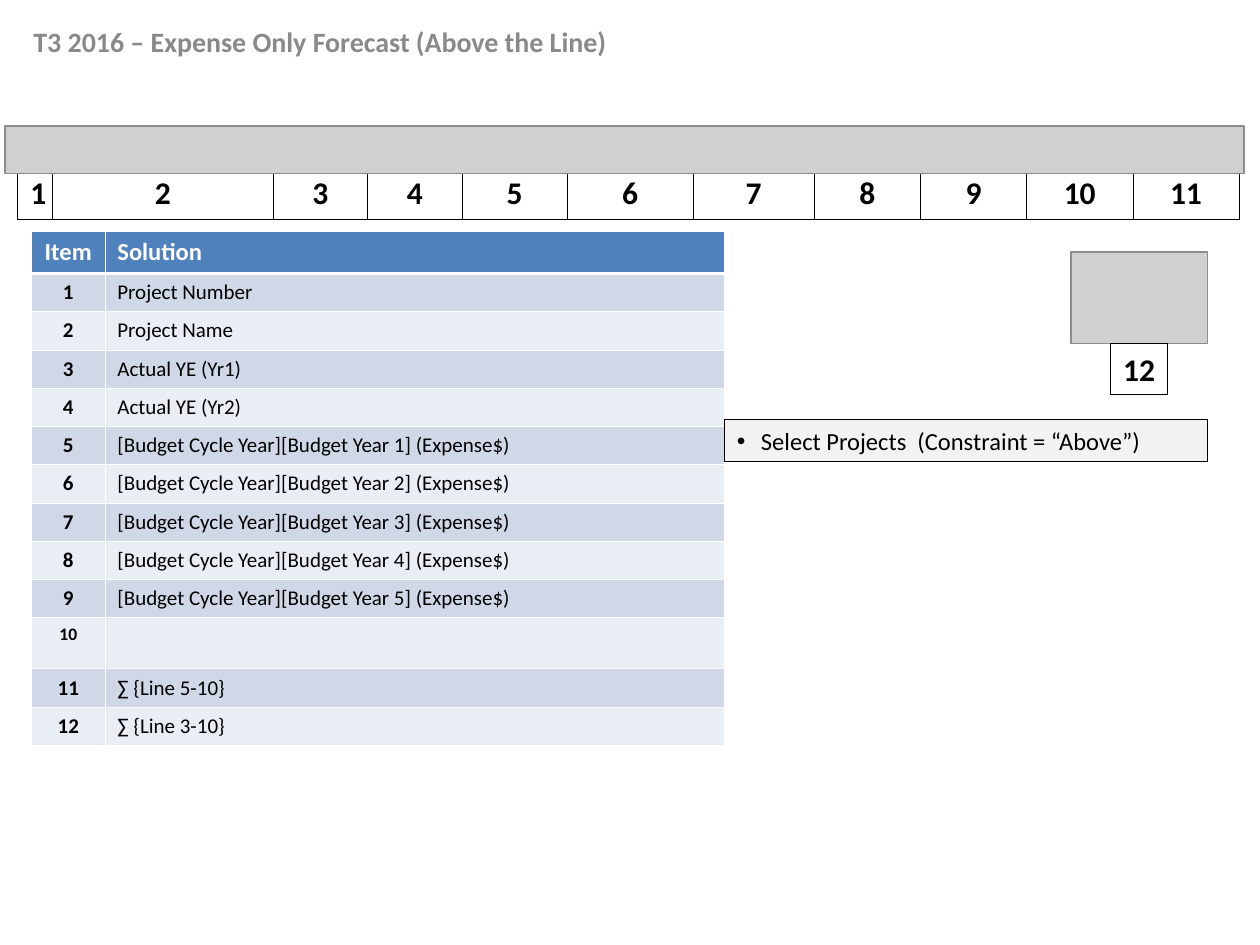
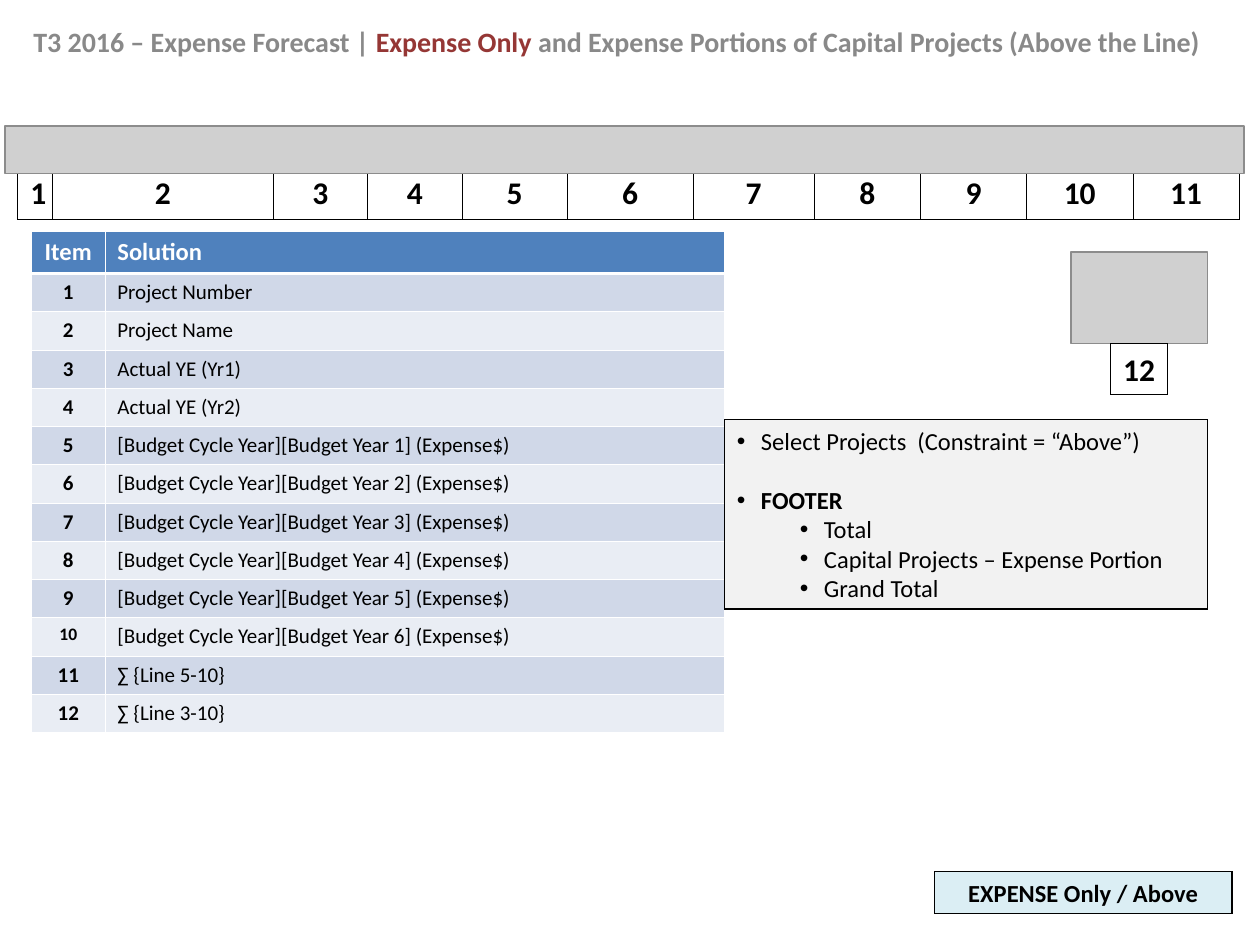
Before and after one commit to jlucas5190/ppms, a slide deck: slide 11 of resources/Forecast Reports.ppt (slide 8 before the commit). Drawn at 1260x945 pixels with LibreOffice and Linux fonts; fonts in the diff are those of the drawing; grey boxes stand for pictures. Boxes give left, top, right and bottom in pixels: in the first picture for what was removed or moved away, otherwise in the second. Text is boxed around its words. In the diff, an @@ line names an element or a change of style, - is before the commit and + after.

```diff
--- a/resources/Forecast Reports.ppt
+++ b/resources/Forecast Reports.ppt
@@ subtitle at [33, 31, 1199, 57]: text changed @@
-T3 2016 – Expense Only Forecast (Above the Line)
+T3 2016 – Expense Forecast | Expense Only and Expense Portions of Capital Projects (Above the Line)
@@ table at [32, 231, 724, 727] @@
-row 11, column 2: 
+row 11, column 2: [Budget Cycle Year][Budget Year 6] (Expense$)
@@ rectangle "Select Projects (Constraint = “Above”)": place and size @@
-rectangle "Select Projects (Constraint = “Above”)" at [724, 420, 1207, 462]
+rectangle "Select Projects (Constraint = “Above”)" at [724, 420, 1207, 609]
@@ text in rectangle at [761, 493, 1162, 597]: paragraphs added @@
+• FOOTER
+  • Total
+  • Capital Projects – Expense Portion
+  • Grand Total
@@ rectangle added at [935, 872, 1232, 915], fill #DBEEF4, outline #000000 0.74 pt, 14 pt, text #000000, bold @@
+EXPENSE Only / Above
```
Also in this commit, not shown: 3 other slides changed, 7 slides added, 2 other files.
